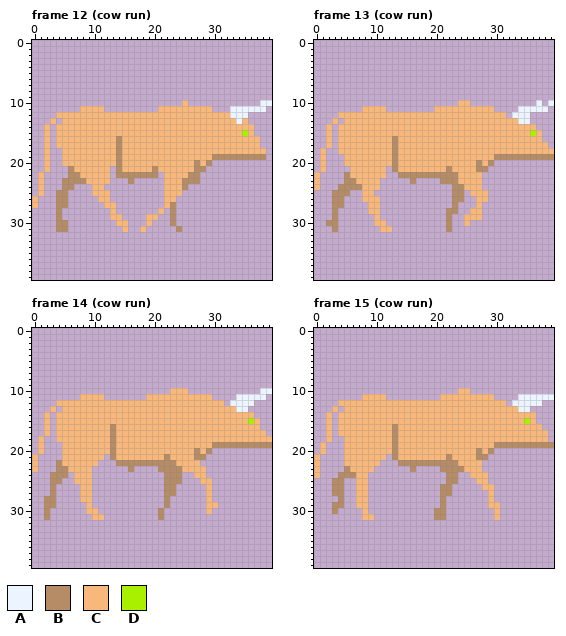
Two states of a pixel-art file, assets/sprites20.aseprite. Above is the file before it was changed.
40x40 pixels, 24 frames. Colours within 5 levels of each other are drawn and written as one. Shown: frame 12 (cow run), frame 13 (cow run), frame 14 (cow run), frame 15 (cow run). The commit also changed other frames, which this record leaves out.
Visible layers, top first: "guardian", "predator", "prey".
Palette (. is transparent): A #ebf4ff  B #b58c65  C #f8b87c  D #a8f000
Pixels before, frame 12 (cow run), first column x 0:
10 .........................C............AA
11 ........CCCC.........CCCCCCCCC...AAAAAA.
12 ....CCCCCCCCCCCCCCCCCCCCCCCCCCCCCAAA....
13 ...C.CCCCCCCCCCCCCCCCCCCCCCCCCCCCCAC....
14 ..C.CCCCCCCCCCCCCCCCCCCCCCCCCCCCCCCCC...
15 ..C.CCCCCCCCCCCCCCCCCCCCCCCCCCCCCCCDC...
16 ..C.CCCCCCCCCCBCCCCCCCCCCCCCCCCCCCCCCC..
17 ..C.CCCCCCCCCCBCCCCCCCCCCCCCCCCCCCCCCC..
18 ..C..CCCCCCCCCBCCCCCCCCCCCCCCCCCCCCCCCC.
19 ..C..CCCCCCCCCBCCCCCCCCCCCCCCCBBBBBBBBB.
20 ..C..CCCCCCCCCBCCCCCCCCCCCCBCB..........
21 ..C...BCCCCCC.BCCCCCBCCCCCCBB...........
22 .C....BBCCCCC.BBBBBBB.CCCCBB............
23 .C...BBBBCCCC...B.....CCCBBB............
24 .C...BB...CC..........CCCB..............
25 .C..BB....CCC.........CCC...............
26 C...BB.....CC.........CC................
27 C...BB......CC........CB................
28 ....B........C.......C.B................
29 ....B........CC....CC..B................
30 ....BB........CC...C...B................
31 ....BB.........C..C.....B...............
Pixels before, frame 13 (cow run), first column x 0:
10 ........................CC...........A.A
11 ........CCCC........CCCCCCCCCC....AAAAA.
12 ....CCCCCCCCCCCCCCCCCCCCCCCCCCCC.AAA....
13 ...C.CCCCCCCCCCCCCCCCCCCCCCCCCCCCCAA....
14 ..C.CCCCCCCCCCCCCCCCCCCCCCCCCCCCCCCCC...
15 ..C.CCCCCCCCCCCCCCCCCCCCCCCCCCCCCCCCDC..
16 ..C.CCCCCCCCCBCCCCCCCCCCCCCCCCCCCCCCCC..
17 ..C.CCCCCCCCCBCCCCCCCCCCCCCCCCCCCCCCCCC.
18 .C..CCCCCCCCCBCCCCCCCCCCCCCCCCCCCCCCCCCC
19 .C...CCCCCCCCBCCCCCCCCCCCCCCCCBBBBBBBBBB
20 .C...CCCCCCCCBCCCCCCCCCCCCCBCB..........
21 .C....CCCCCC.BCCCCCCCCBCCCCBB...........
22 C....BCCCCCC..BBBBBBBBBBCCCC............
23 C....BBCCCC.....B....BBBCCCC............
24 C...BBBBCCC............BBCCC............
25 ...BBB..CC.............BB.CCC...........
26 ...BB...CCC............BB..CC...........
27 ...BB....CC............B...C............
28 ...B.....CC...........BB..CC............
29 ...B......C...........B..CCC............
30 ..BB......CC..........B..C..............
31 ...B.......CC.........B.................
Pixels before, frame 14 (cow run), first column x 0:
10 .......................CCC............AA
11 ........CCCC.......CCCCCCCCCCC....AAAAA.
12 ....CCCCCCCCCCCCCCCCCCCCCCCCCCCC.AAAA...
13 ...C.CCCCCCCCCCCCCCCCCCCCCCCCCCCCCAA....
14 ..C.CCCCCCCCCCCCCCCCCCCCCCCCCCCCCCCCC...
15 ..C.CCCCCCCCCCCCCCCCCCCCCCCCCCCCCCCCDC..
16 ..C.CCCCCCCCCBCCCCCCCCCCCCCCCCCCCCCCCC..
17 ..C.CCCCCCCCCBCCCCCCCCCCCCCCCCCCCCCCCCC.
18 .C..CCCCCCCCCBCCCCCCCCCCCCCCCCCCCCCCCCCC
19 .C...CCCCCCCCBCCCCCCCCCCCCCCCCBBBBBBBBBB
20 .C...CCCCCCCCBCCCCCCCCCCCCCBCB..........
21 C....CCCCCCC.BCCCCCCCCBCCCCBB...........
22 C...BCCCCCC...BBBBBBBBBBCCCC............
23 C...BBCCCC......B....BBBBCCCC...........
24 ...BBB.CCC............BBB..CC...........
25 ...BB..CCC............BBB...CC..........
26 ...B....CC............BB.....C..........
27 ...B....CC............BB.....C..........
28 ..BB....CC............B......C..........
29 ..BB.....C............B......CC.........
30 ..B......CC..........B.......C..........
31 ..B.......CC.........B..................
Pixels before, frame 15 (cow run), first column x 0:
10 ........................CC..............
11 ........CCCC.........CCCCCCCCC....AAAAAA
12 ....CCCCCCCCCCCCCCCCCCCCCCCCCCCC.AAAAA..
13 ...C.CCCCCCCCCCCCCCCCCCCCCCCCCCCCCAA....
14 ..C.CCCCCCCCCCCCCCCCCCCCCCCCCCCCCCCCC...
15 ..C.CCCCCCCCCCCCCCCCCCCCCCCCCCCCCCCDC...
16 ..C.CCCCCCCCCBCCCCCCCCCCCCCCCCCCCCCCCC..
17 ..C.CCCCCCCCCBCCCCCCCCCCCCCCCCCCCCCCCCC.
18 ..C..CCCCCCCCBCCCCCCCCCCCCCCCCCCCCCCCCC.
19 .C...CCCCCCCCBCCCCCCCCCCCCCCCCBBBBBBBBBB
20 .C...CCCCCCCCBCCCCCCCCCCCCCBCB..........
21 C....CCCCCCC.BCCCCCCCCBCCCCBB...........
22 C....CCCCCC...BBBBBBBBBBCCCC............
23 C....BCCCC......B....BBBBCCC............
24 C...BBBCC.............BB..CCC...........
25 ...BB..CC.............BB...CC...........
26 ...BB..CC............BB.....CC..........
27 ...BB..CC............BB......C..........
28 ....B..CC............B.......C..........
29 ...BB..CC............B.......CC.........
30 ...B....C...........BB........C.........
31 ........CC..........BB........C.........
New version:
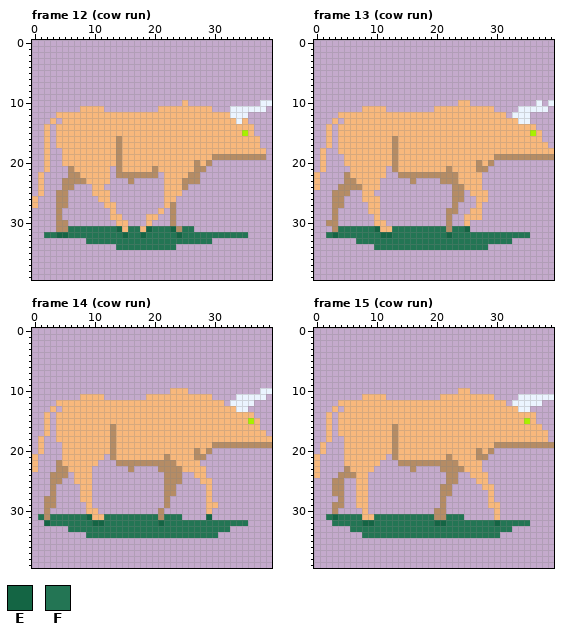
Colours new in this view: E #146544  F #237554
Message: Update cow to have shadow
What changed:
{"where": "frame 12 (cow run), layer \"guardian shadow\""}
{"frame":12,"y":31,"x":6,"old":".........","new":"FFFFFFFFE"}
{"frame":12,"y":31,"x":16,"old":"..","new":"FF"}
{"frame":12,"y":31,"x":19,"old":".....","new":"EFFFE"}
{"frame":12,"y":31,"x":25,"old":"..","new":"FF"}
{"frame":12,"y":32,"x":2,"old":"..................................","new":"FFEEFFFFFFFFFEFFEFFFFFEFFFFFFFFFFF"}
{"frame":12,"y":33,"x":9,"old":".....................","new":"FFFFFFFFFFFFFFFFFFFFF"}
{"frame":12,"y":34,"x":14,"old":"..........","new":"FFFFFFFFFF"}
{"where": "frame 13 (cow run), layer \"guardian shadow\""}
{"frame":13,"y":31,"x":4,"old":".......","new":"FFFFFFE"}
{"frame":13,"y":31,"x":13,"old":".........","new":"FFFFFFFFF"}
{"frame":13,"y":31,"x":23,"old":"...","new":"FFE"}
{"frame":13,"y":32,"x":2,"old":"..................................","new":"FEFFFFFFFEEFFFFFFFFFEFFFFFFFFFFFFF"}
{"frame":13,"y":33,"x":7,"old":"..........................","new":"FFFFFFFFFFFFFFFFFFFFFFFFFF"}
{"frame":13,"y":34,"x":10,"old":"...................","new":"FFFFFFFFFFFFFFFFFFF"}
{"where": "frame 14 (cow run), layer \"guardian shadow\""}
{"frame":14,"y":31,"x":1,"old":".","new":"F"}
{"frame":14,"y":31,"x":3,"old":".......","new":"FFFFFFE"}
{"frame":14,"y":31,"x":12,"old":".........","new":"FFFFFFFFF"}
{"frame":14,"y":31,"x":22,"old":"...","new":"FFF"}
{"frame":14,"y":31,"x":29,"old":".","new":"E"}
{"frame":14,"y":32,"x":2,"old":"..................................","new":"EFFFFFFFEEFFFFFFFFFEFFFFFFFFFFFFFF"}
{"frame":14,"y":33,"x":6,"old":"...........................","new":"FFFFFFFFFFFFFFFFFFFFFFFFFFF"}
{"frame":14,"y":34,"x":9,"old":"......................","new":"FFFFFFFFFFFFFFFFFFFFFF"}
{"where": "frame 15 (cow run), layer \"guardian shadow\""}
{"frame":15,"y":31,"x":2,"old":"......","new":"FEFFFF"}
{"frame":15,"y":31,"x":10,"old":"..........","new":"FFFFFFFFFF"}
{"frame":15,"y":31,"x":22,"old":"...","new":"FFF"}
{"frame":15,"y":32,"x":3,"old":".................................","new":"FFFFFEEFFFFFFFFFFEEFFFFFFFFEFFFFF"}
{"frame":15,"y":33,"x":6,"old":"...........................","new":"FFFFFFFFFFFFFFFFFFFFFFFFFFF"}
{"frame":15,"y":34,"x":8,"old":".......................","new":"FFFFFFFFFFFFFFFFFFFFFFF"}
{"label":"added","picture_box":[44,226,248,250]}
{"label":"added","picture_box":[326,226,530,250]}
{"label":"added","picture_box":[38,514,248,538]}
{"label":"added","picture_box":[326,514,530,538]}
